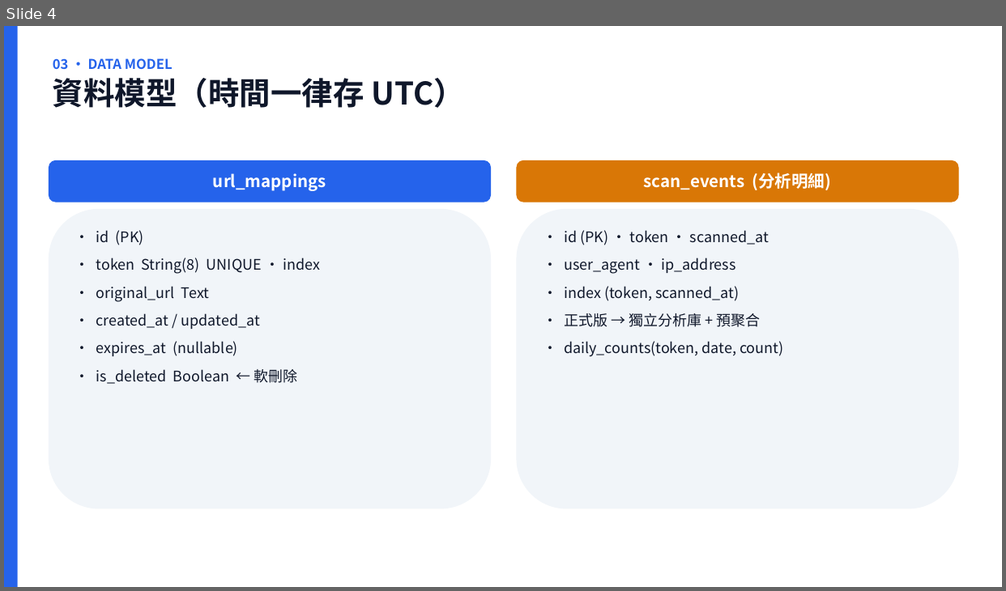
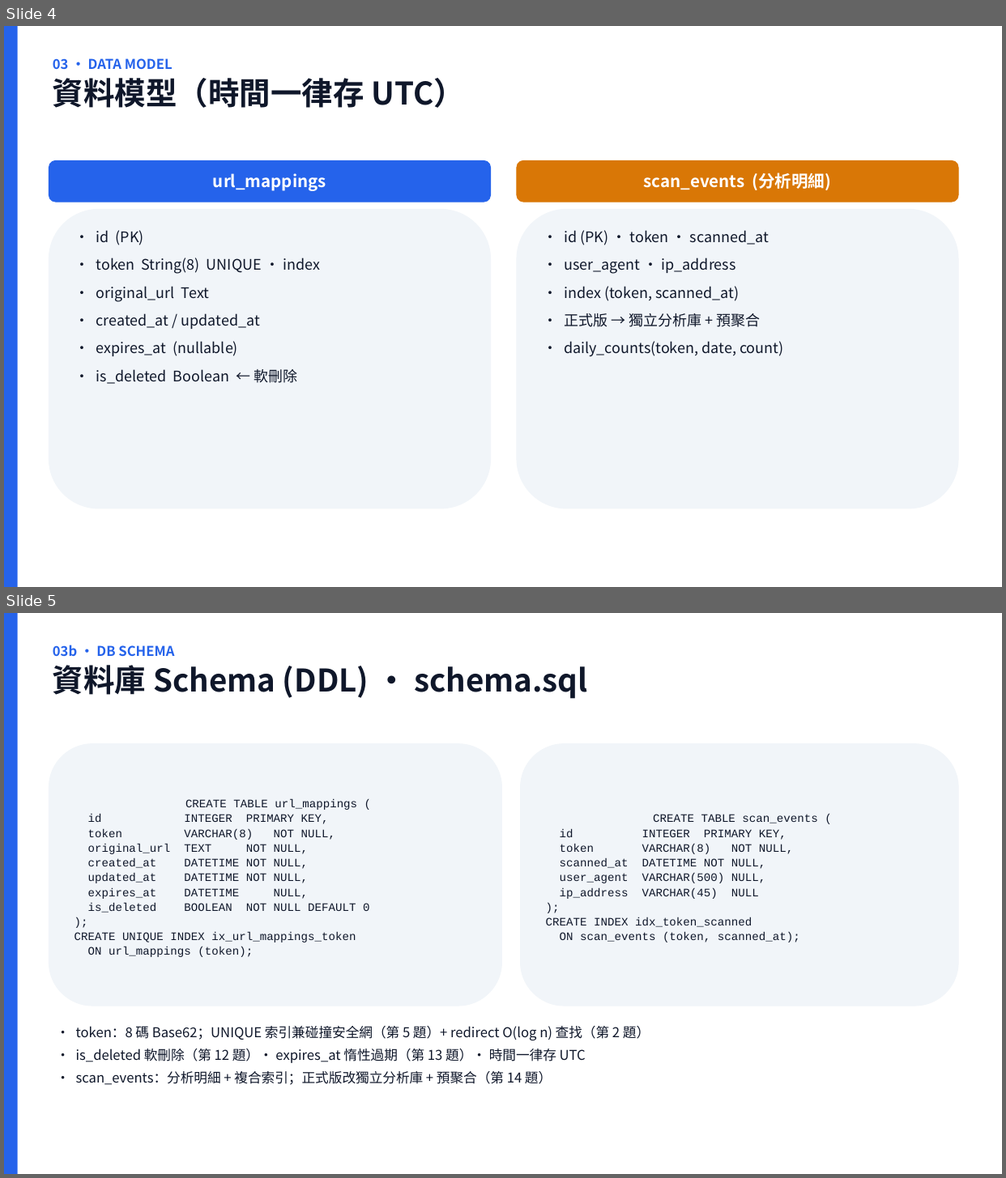
Before and after one commit to scolley31/system-design-demo, a slide deck: QR Code Generator/QR_Code_Generator.pptx. Shown one above the other, each under a label of ours: slide 4 before the commit, slides 4 and 5 after it. The pictures are 1006x591 and 1006x1178 pixels, drawn with LibreOffice and Linux fonts; fonts in the diff are those of the drawing. Boxes give left, top, right and bottom in pixels: in the first picture for what was removed or moved away, otherwise in the second. Text is boxed around its words. In the diff, an @@ line names an element or a change of style, - is before the commit and + after.

```diff
--- a/QR Code Generator/QR_Code_Generator.pptx
+++ b/QR Code Generator/QR_Code_Generator.pptx
@@ slide 5 added at <box>4,613,1002,1174</box>, background #FFFFFF @@
@@ rectangle added at <box>4,613,18,1174</box>, fill #2563EB @@
@@ text added at <box>53,645,588,699</box>, 30 pt, text #0F172A, bold @@
+03b · DB SCHEMA
+資料庫 Schema (DDL) · schema.sql
@@ rounded rectangle added at <box>49,744,502,1006</box>, fill #F1F5F9, outline #F1F5F9 0.75 pt, 11 pt, text #0F172A @@
+CREATE TABLE url_mappings (
+id INTEGER PRIMARY KEY,
+token VARCHAR(8) NOT NULL,
+original_url TEXT NOT NULL,
+created_at DATETIME NOT NULL,
+updated_at DATETIME NOT NULL,
+expires_at DATETIME NULL,
+is_deleted BOOLEAN NOT NULL DEFAULT 0
+);
+CREATE UNIQUE INDEX ix_url_mappings_token
+ON url_mappings (token);
@@ rounded rectangle added at <box>521,744,958,1006</box>, fill #F1F5F9, outline #F1F5F9 0.75 pt, 11 pt, text #0F172A @@
+CREATE TABLE scan_events (
+id INTEGER PRIMARY KEY,
+token VARCHAR(8) NOT NULL,
+scanned_at DATETIME NOT NULL,
+user_agent VARCHAR(500) NULL,
+ip_address VARCHAR(45) NULL
+);
+CREATE INDEX idx_token_scanned
+ON scan_events (token, scanned_at);
@@ text added at <box>76,1026,650,1085</box>, 13 pt, text #0F172A @@
+• token：8 碼 Base62；UNIQUE 索引兼碰撞安全網（第 5 題）+ redirect O(log n) 查找（第 2 題）
+• is_deleted 軟刪除（第 12 題）· expires_at 惰性過期（第 13 題）· 時間一律存 UTC
+• scan_events：分析明細 + 複合索引；正式版改獨立分析庫 + 預聚合（第 14 題）
```
Also in this commit, not shown: 2 other slides added, 3 other files.
